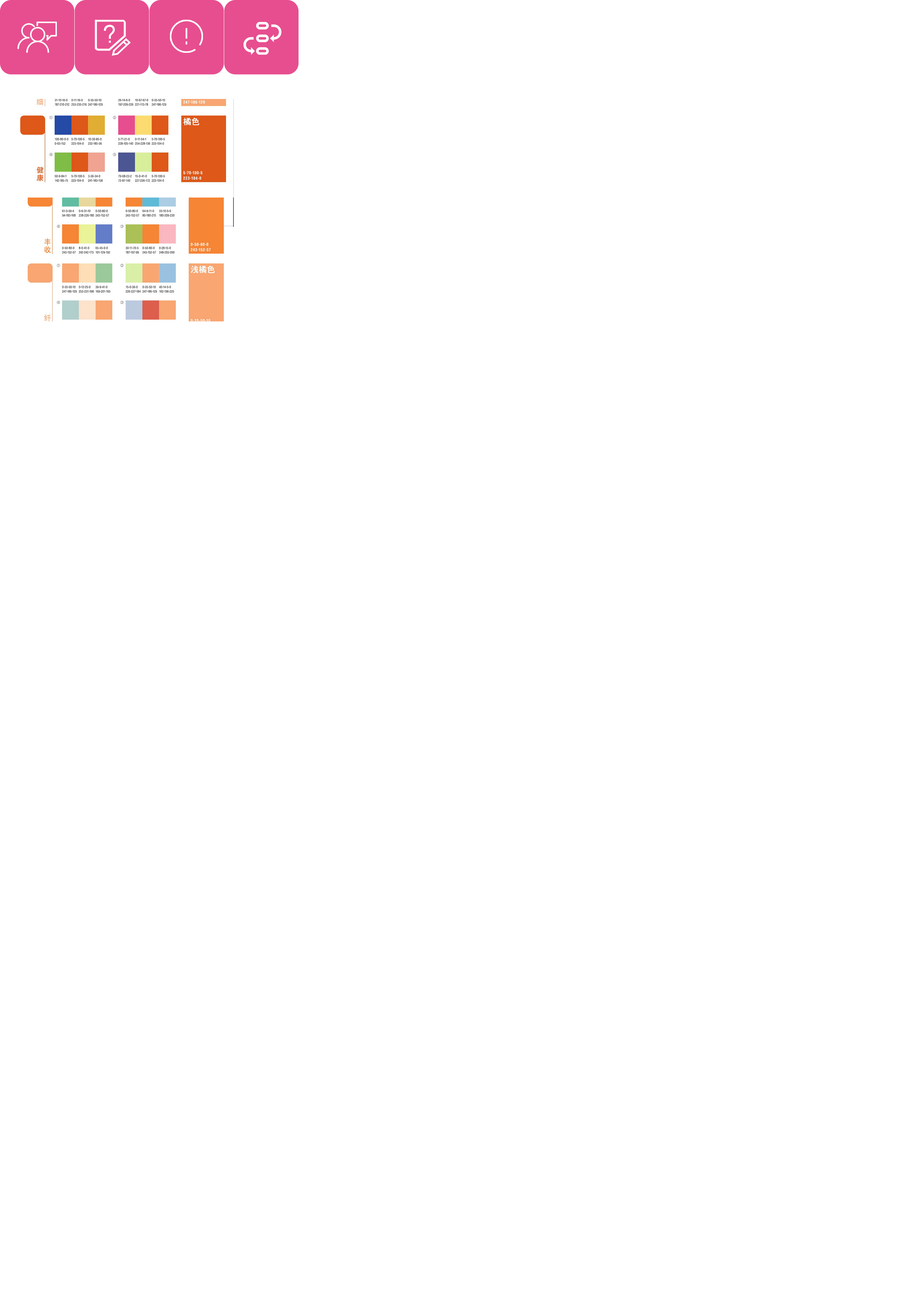
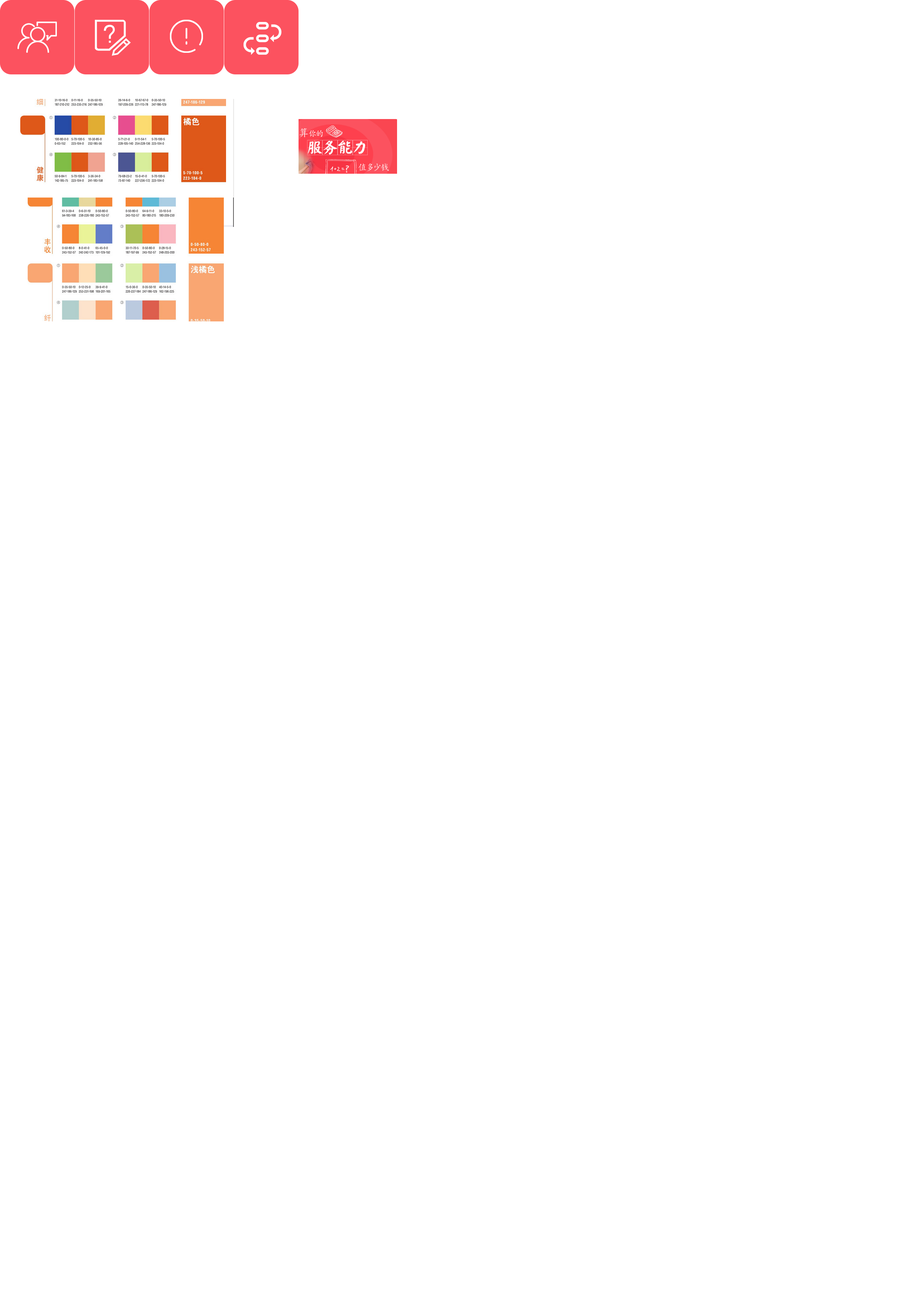
Layers edited between the first and the second 922 x 1305 image:
added layer "图层 9" above "圆角矩形 2 副本 3" over bbox(298, 119, 398, 174)
painted on "圆角矩形 2 副本 3" over bbox(224, 0, 299, 75)
painted on "圆角矩形 2 副本 2" over bbox(149, 0, 224, 75)
painted on "圆角矩形 2 副本" over bbox(74, 0, 150, 75)
painted on "圆角矩形 2" over bbox(0, 0, 75, 75)
